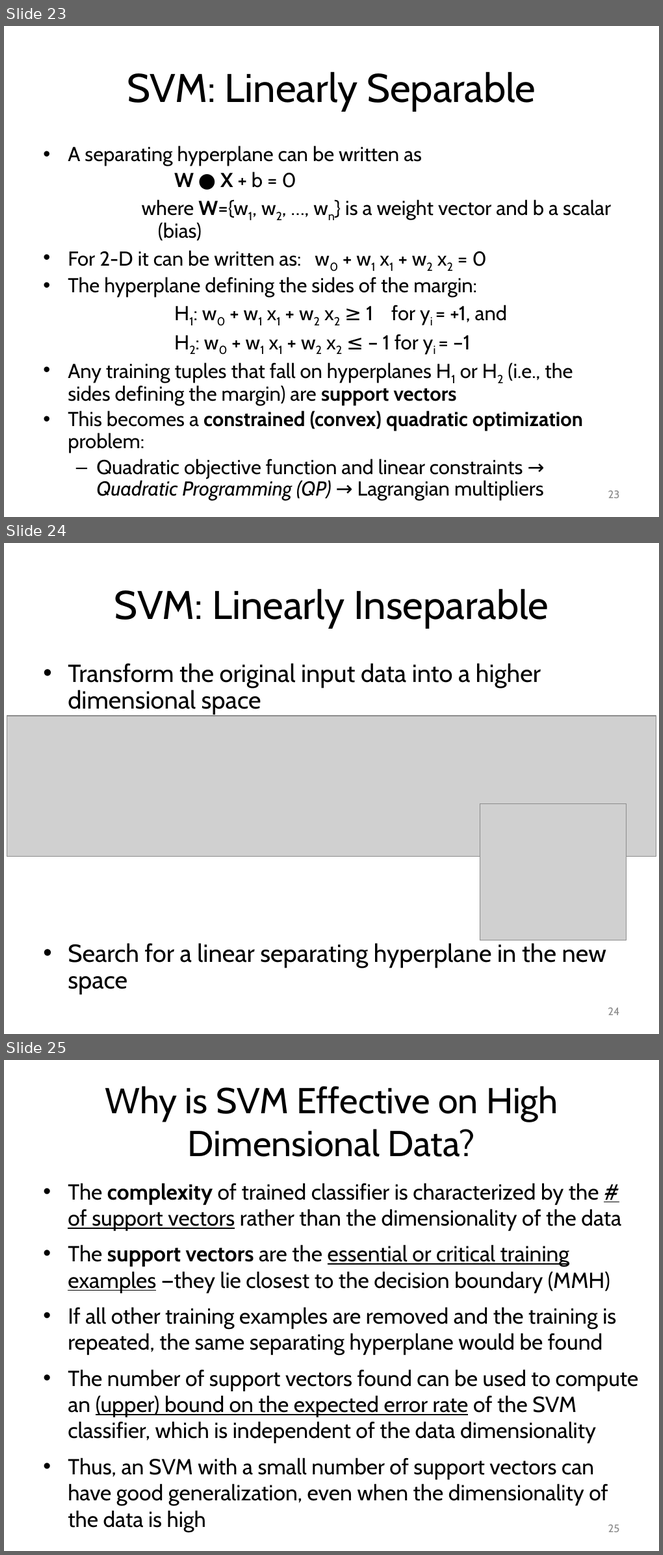
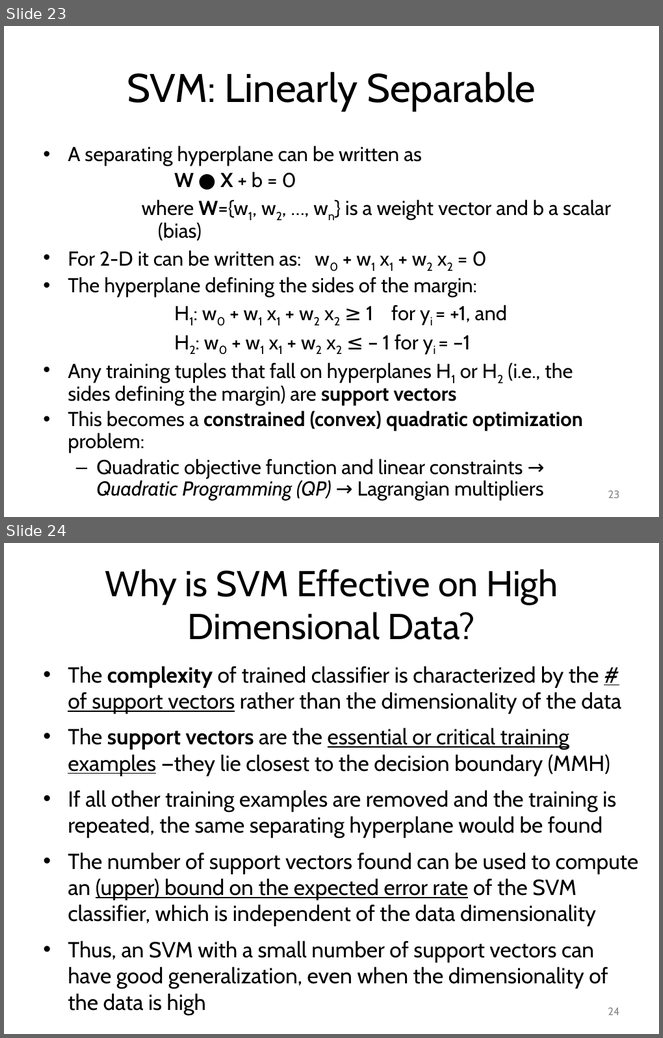
Before and after one commit to mjiang89/mjiang89.github.io, a slide deck: teaching/CS412Summer17-Chapter9.pptx. Shown one above the other, each under a label of ours: slides 23, 24 and 25 before the commit, slides 23 and 24 after it. The pictures are 663x1555 and 663x1038 pixels, drawn with LibreOffice and Linux fonts; fonts in the diff are those of the drawing; grey boxes stand for pictures. Boxes give left, top, right and bottom in pixels: in the first picture for what was removed or moved away, otherwise in the second. Text is boxed around its words. In the diff, an @@ line names an element or a change of style, - is before the commit and + after.

```diff
--- a/teaching/CS412Summer17-Chapter9.pptx
+++ b/teaching/CS412Summer17-Chapter9.pptx
@@ slide 24 removed at (4,543,659,1034), background #FFFFFF @@
@@ title removed at (114,589,549,628) @@
-SVM: Linearly Inseparable
@@ text removed at (68,663,607,995) @@
-• Transform the original input data into a higher dimensional space
-• Search for a linear separating hyperplane in the new space
@@ picture removed at (7,716,657,857) @@
@@ picture removed at (480,804,627,941) @@
@@ page number removed at (608,1008,620,1016) @@
-24
@@ what was slide 25 is now slide 24 @@
@@ page number at (608,1008,620,1016): text changed @@
-25
+24
```
Also in this commit, not shown: 27 slides changed, 1 other file.
